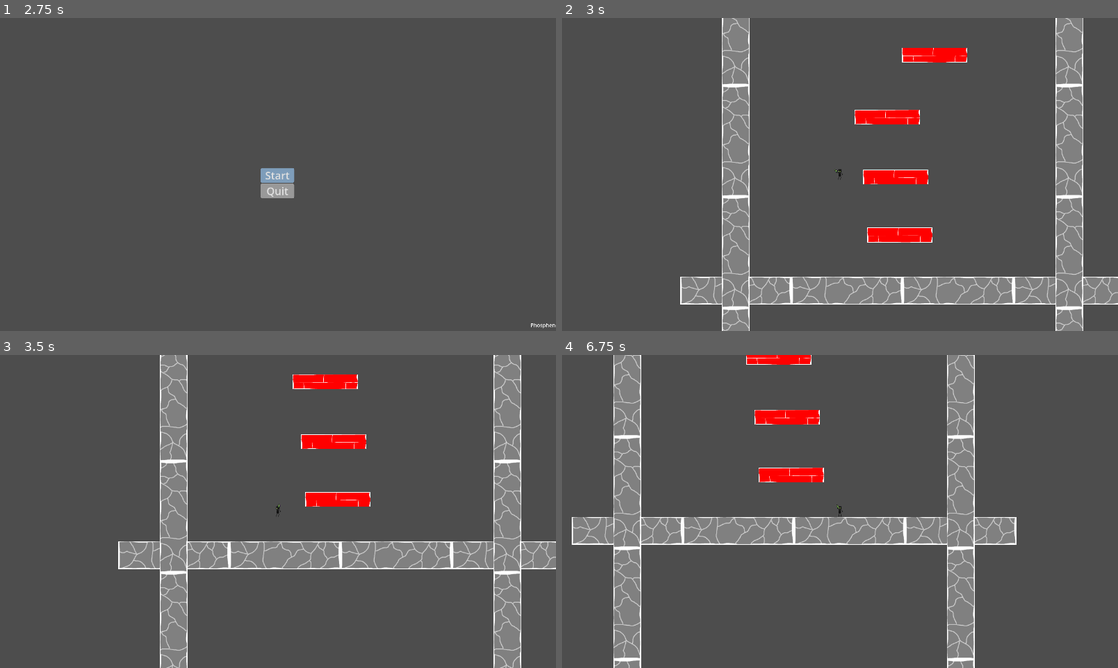
Above: before the commit, frames 1-4 (two rows, left to right).
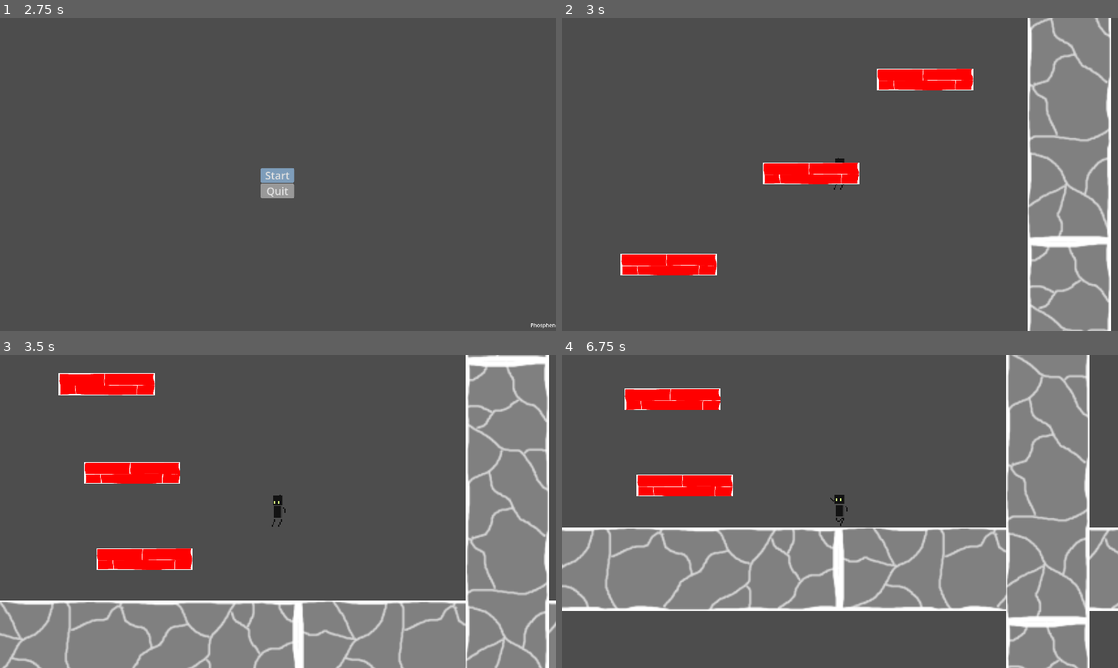
Above: after the commit, the same moments.

Repository: Phosphen/slide
Game: Godot game, scene res://Scenes/Levels/splash_screen.tscn
Same seed, same stepped clock (60 frames per second), same inputs: the game is played once before the commit and once after it.
Inputs (mouse positions are in pixels of both pictures, inside the frame that each line leads up to):
- Up to frame 1 (2.75 s): tap Enter (ui_accept) at 0.5, 1.25, 2 s; move the mouse to (400, 158) at 0.52 s; hold Right (move_right) 0.53-2.03 s; tap Up (jump) at 0.77, 1.52 s; move the mouse to (166, 190) at 1.27 s; move the mouse to (333, 105) at 2.02 s; hold Left (move_left) from 2.03 s (still down)
- Up to frame 2 (3 s): release Left (move_left) at 2.75 s; click "Start" at 2.75 s
- Up to frame 3 (3.5 s): no input
- Up to frame 4 (6.75 s): move the mouse to (812, 574) at 3.52 s; hold Right (move_right) 3.53-5.03 s; tap Up (jump) at 3.77, 4.52, 5.27 s; move the mouse to (1006, 558) at 4.27 s; move the mouse to (673, 464) at 5.02 s; hold Left (move_left) 5.03-5.78 s; move the mouse to (867, 511) at 5.77 s; hold Right (move_right) 5.78-6.53 s; move the mouse to (756, 433) at 6.52 s; hold Left (move_left) from 6.53 s (still down)

Frame 1 is identical in both runs. In frame 2, 27% of the frame differs, in the area x 10-100%, y 0-100%; in frame 3, 42%; in frame 4, 47%, in the area x 0-100%, y 0-100%.

Commit message:
adjust scene sizes, enable filter for sharper images

Diff:
--- a/LevelGen/Main.gd
+++ b/LevelGen/Main.gd
@@ -1,7 +1,8 @@
 extends Node
 
-const MARGIN = 256
-const MAX_OFFSET = 50
+@export var MARGIN = 128
+@export var MAX_OFFSET = 50
+@export var DISTANCE_BETWEEN_PLATFORMS = 0.5
 
 @export var platform_scene: PackedScene
 @export var wall_scene: PackedScene
@@ -15,7 +16,7 @@
 
 func _ready():
 #	screen_size = get_viewport().size
-	screen_size = Vector2(1280, 600)
+	screen_size = Vector2(800, 600)
 	screen_width = screen_size.x  # Adjust based on your game's resolution
 	last_platform_position = Vector2(screen_width * 0.5, screen_size.y)
 	wall_index = 0
@@ -48,7 +49,7 @@
 	from = clampf(from, MARGIN, screen_width - MARGIN)
 	to = clampf(to, MARGIN, screen_width - MARGIN)
 	var x_pos = randf_range(from, to)
-	var y_pos = last_platform_position.y - sprite_size.y - 5 * index;
+	var y_pos = last_platform_position.y - sprite_size.y / 2 - DISTANCE_BETWEEN_PLATFORMS * index;
 
 	platform.position = Vector2(x_pos, y_pos)
 	last_platform_position = platform.position
--- a/LevelGen/brick_scene.tscn
+++ b/LevelGen/brick_scene.tscn
@@ -3,15 +3,18 @@
 [ext_resource type="Texture2D" uid="uid://btbgxv7wfdf3l" path="res://LevelGen/brick.png" id="1_radn4"]
 
 [sub_resource type="RectangleShape2D" id="RectangleShape2D_ph08f"]
-size = Vector2(150, 34)
+size = Vector2(150.625, 38.7017)
 
 [node name="Area2D" type="StaticBody2D"]
 
 [node name="Sprite2D" type="Sprite2D" parent="."]
-scale = Vector2(0.587938, 0.265625)
+texture_filter = 1
+scale = Vector2(0.288, 0.13)
 texture = ExtResource("1_radn4")
 
 [node name="CollisionShape2D" type="CollisionShape2D" parent="."]
+position = Vector2(0.137159, -3.8743e-07)
+scale = Vector2(0.489467, 0.413419)
 shape = SubResource("RectangleShape2D_ph08f")
 one_way_collision = true
 
--- a/LevelGen/main.tscn
+++ b/LevelGen/main.tscn
@@ -7,6 +7,7 @@
 
 [node name="Main" type="Node"]
 script = ExtResource("1_5o2wn")
+DISTANCE_BETWEEN_PLATFORMS = 2.0
 platform_scene = ExtResource("2_0q4u1")
 wall_scene = ExtResource("3_mbfvh")
 
@@ -18,3 +19,4 @@
 
 [node name="Camera2D" type="Camera2D" parent="."]
 position = Vector2(496, 321)
+zoom = Vector2(3, 3)
--- a/Player/Player Movement Data.tres
+++ b/Player/Player Movement Data.tres
@@ -4,7 +4,7 @@
 
 [resource]
 script = ExtResource("1_yne8c")
-max_speed = 200.0
+max_speed = 500.0
 acceleration = 2.0
 friction = 125.0
 gravity_scale = 0.8
--- a/Player/player.tscn
+++ b/Player/player.tscn
@@ -317,6 +317,7 @@
 }
 
 [node name="Player" type="CharacterBody2D" groups=["Player"]]
+texture_filter = 1
 collision_layer = 2
 collision_mask = 5
 script = ExtResource("1_dpnq5")
@@ -324,6 +325,7 @@
 stats = ExtResource("3_oteuq")
 
 [node name="AnimatedSprite2D" type="AnimatedSprite2D" parent="."]
+texture_filter = 1
 material = SubResource("ShaderMaterial_nbr8w")
 sprite_frames = SubResource("SpriteFrames_bx4yl")
 animation = &"Idle"
@@ -344,7 +346,7 @@
 position = Vector2(10, -4)
 texture = ExtResource("2_5qatb")
 region_enabled = true
-region_rect = Rect2(160, 64, 16, 16)
+region_rect = Rect2(160.904, 64, 4.87718, 16)
 
 [node name="PistolBulletMarker" type="Marker2D" parent="Hand/Pivot/Pistol"]
 visible = false
